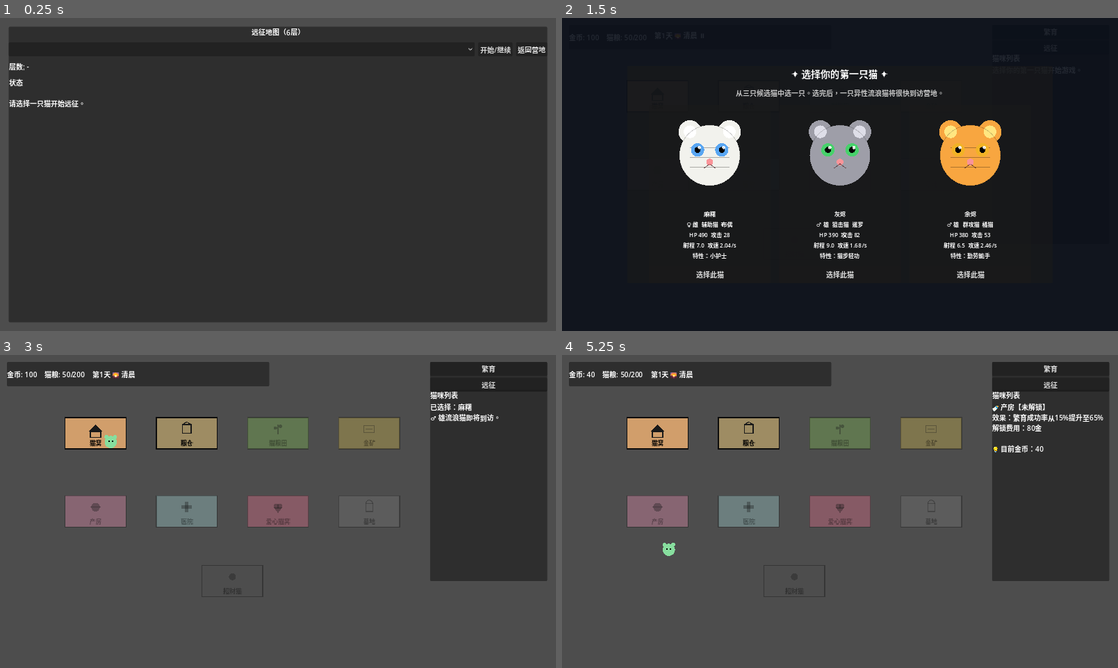
Above: before the commit, frames 1-4 (two rows, left to right).
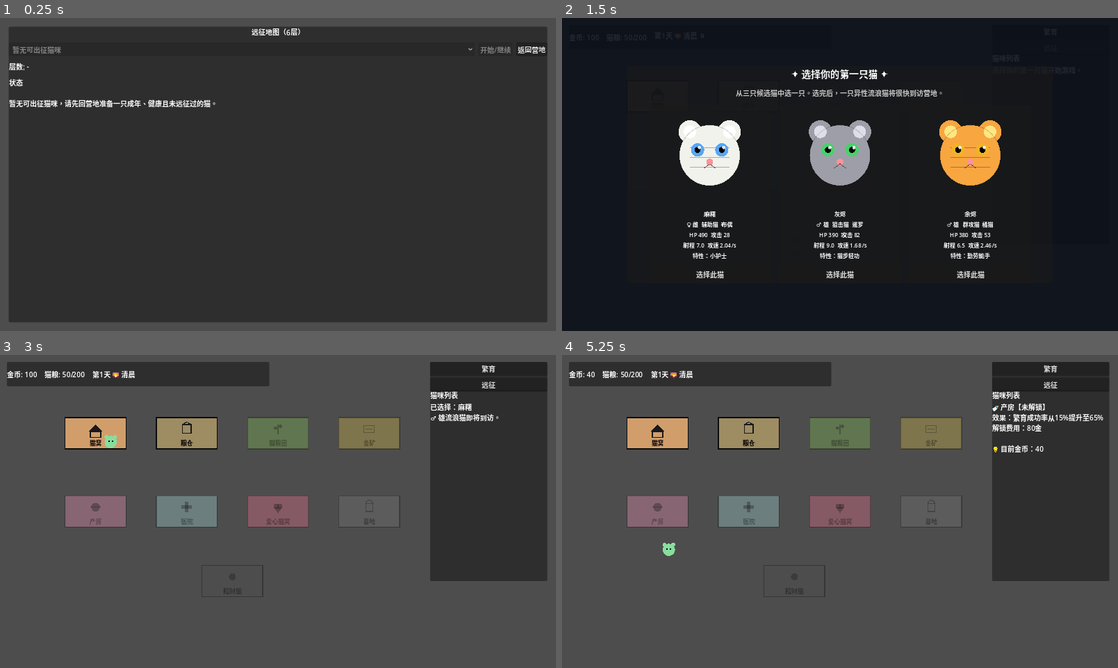
Above: after the commit, the same moments.

Repository: chriszcc1021/superMaomao
Game: Godot game, scene res://scenes/expedition/ExpeditionMapUI.tscn
Same seed, same stepped clock (60 frames per second), same inputs: the game is played once before the commit and once after it. This scene is started directly instead of the project's main scene.
Inputs (mouse positions are in pixels of both pictures, inside the frame that each line leads up to):
- Up to frame 1 (0.25 s): no input
- Up to frame 2 (1.5 s): click "返回营地" at 0.5 s; click (1051, 46) at 1.25 s, where only the run before the commit has a clickable "远征"
- Up to frame 3 (3 s): click "繁育" at 2 s; click "选择此猫" at 2.75 s
- Up to frame 4 (5.25 s): tap Enter at 3.5 s; drag from (656, 433) to (751, 511) at 3.52 s; click "🏠 扩建猫窝 -60金（5→6格）" at 4.25 s; tap Space at 5 s; drag from (656, 511) to (840, 433) at 5.02 s

The runs differ from the first frame. In frame 1, 0.7% of the frame differs, in the area x 1-92%, y 8-29%; in frame 2, less than 0.1%; in frame 3, less than 0.1%; in frame 4, less than 0.1%.

Commit message:
Fix expedition entry and camp return flow

Diff:
--- a/scenes/camp/CampScene.gd
+++ b/scenes/camp/CampScene.gd
@@ -613,9 +613,26 @@
 	_breeding_ui.visible = not _breeding_ui.visible
 
 func _on_open_expedition_pressed() -> void:
+	if _game_state == null:
+		return
+	if bool(_game_state.expedition_active):
+		var active_scene_manager: Node = get_node_or_null("/root/SceneManager")
+		if active_scene_manager != null:
+			active_scene_manager.go_to_expedition_map()
+			return
+		get_tree().change_scene_to_file("res://scenes/expedition/ExpeditionMapUI.tscn")
+		return
+	if bool(_game_state.starter_selection_pending):
+		_set_sidebar_text("请先选择第一只猫，再开始远征。")
+		return
+	if _get_expedition_candidates().is_empty():
+		_set_sidebar_text("暂无可出征猫咪。出征需要成年、健康且未远征过的猫。")
+		return
 	var scene_manager: Node = get_node_or_null("/root/SceneManager")
 	if scene_manager != null:
 		scene_manager.go_to_expedition_map()
+		return
+	get_tree().change_scene_to_file("res://scenes/expedition/ExpeditionMapUI.tscn")
 
 func _refresh_all() -> void:
 	_refresh_hud()
@@ -623,6 +640,7 @@
 	_refresh_cat_nodes()
 	_refresh_stray_ui()
 	_refresh_starter_overlay()
+	_refresh_expedition_button()
 
 func _refresh_hud() -> void:
 	_coins_label.text = "金币: %d" % _game_state.coins
@@ -718,6 +736,36 @@
 			return "招财猫"
 	return building_id
 
+func _refresh_expedition_button() -> void:
+	if _open_expedition_button == null:
+		return
+	if _game_state == null:
+		_open_expedition_button.disabled = true
+		return
+	_open_expedition_button.disabled = (not bool(_game_state.expedition_active)) and (bool(_game_state.starter_selection_pending) or _get_expedition_candidates().is_empty())
+
+func _get_expedition_candidates() -> Array[CatData]:
+	var candidates: Array[CatData] = []
+	if _game_state == null:
+		return candidates
+	for cat: CatData in _game_state.get_living_cats():
+		if cat == null:
+			continue
+		if cat.has_expeditioned:
+			continue
+		if cat.age_days < GameConstants.KITTEN_DAYS:
+			continue
+		if cat.status == GameConstants.LIFECYCLE_STATUS_EXPEDITION:
+			continue
+		if cat.status == GameConstants.LIFECYCLE_STATUS_RETIRED:
+			continue
+		if cat.status == GameConstants.LIFECYCLE_STATUS_ELDER:
+			continue
+		if cat.health != GameConstants.HEALTH_STATE_HEALTHY:
+			continue
+		candidates.append(cat)
+	return candidates
+
 func _build_starter_overlay() -> void:
 	if _starter_overlay != null:
 		return
--- a/scenes/expedition/ExpeditionMapUI.gd
+++ b/scenes/expedition/ExpeditionMapUI.gd
@@ -1,5 +1,9 @@
 extends Control
+
 const ExpeditionSystem := preload("res://scenes/expedition/ExpeditionSystem.gd")
+const GameConsts := preload("res://data/constants.gd")
+const CAMP_SCENE_PATH := "res://scenes/camp/CampScene.tscn"
+
 @onready var _cat_option: OptionButton = $Panel/VBox/SetupRow/CatOption
 @onready var _start_button: Button = $Panel/VBox/SetupRow/StartButton
 @onready var _back_button: Button = $Panel/VBox/SetupRow/BackToCampButton
@@ -9,36 +13,59 @@
 @onready var _log_text: RichTextLabel = $Panel/VBox/LogText
 
 var _current_nodes: Array[Dictionary] = []
+var _eligible_cats: Array[CatData] = []
 var _system := ExpeditionSystem.new()
 
 func _ready() -> void:
 	randomize()
-	_start_button.pressed.connect(_on_start_pressed)
-	_back_button.pressed.connect(_on_back_pressed)
+	if not _start_button.pressed.is_connected(_on_start_pressed):
+		_start_button.pressed.connect(_on_start_pressed)
+	if not _back_button.pressed.is_connected(_on_back_pressed):
+		_back_button.pressed.connect(_on_back_pressed)
 	_refresh_cat_options()
 	_process_returned_battle()
 	_process_returned_shop()
 	_refresh_view()
 
 func _refresh_cat_options() -> void:
+	_eligible_cats.clear()
 	_cat_option.clear()
 	var game_state := _get_game_state()
 	if game_state == null:
-		return
-	var idx := 0
-	for cat: CatData in game_state.get_living_cats():
-		# 过滤：不可出征的状态
-		if cat.status == GameConstants.LIFECYCLE_STATUS_EXPEDITION:
-			continue
-		if cat.status == GameConstants.LIFECYCLE_STATUS_RETIRED:
-			continue
-		var label := "%s，%s/%s" % [cat.cat_name, GameConstants.profession_zh(cat.profession), GameConstants.breed_zh(cat.breed)]
+		_cat_option.add_item("未找到游戏状态")
+		_cat_option.disabled = true
+		_start_button.disabled = true
+		return
+	if game_state.expedition_active:
+		var expedition_cat := _find_expedition_cat(game_state)
+		var label := "远征中"
+		if expedition_cat != null:
+			label = "远征中：%s" % expedition_cat.cat_name
+		_cat_option.add_item(label)
+		_cat_option.disabled = true
+		_start_button.disabled = false
+		return
+	_eligible_cats = _get_expedition_candidates(game_state)
+	if _eligible_cats.is_empty():
+		_cat_option.add_item("暂无可出征猫咪")
+		_cat_option.disabled = true
+		_start_button.disabled = true
+		return
+	for idx in _eligible_cats.size():
+		var cat: CatData = _eligible_cats[idx]
+		var label := "%s，%s/%s" % [
+			cat.cat_name,
+			GameConsts.profession_zh(cat.profession),
+			GameConsts.breed_zh(cat.breed)
+		]
 		_cat_option.add_item(label, idx)
-		idx += 1
+	_cat_option.disabled = false
+	_start_button.disabled = false
 
 func _on_start_pressed() -> void:
 	var game_state := _get_game_state()
 	if game_state == null:
+		_status_label.text = "游戏状态缺失，请返回营地。"
 		return
 	if game_state.expedition_active:
 		_status_label.text = "远征已在进行中。"
@@ -57,19 +84,18 @@
 	var event_bus := _get_event_bus()
 	if event_bus != null:
 		event_bus.expedition_started.emit(cat)
+	_refresh_cat_options()
 	_generate_nodes_for_current_layer()
 	_refresh_view()
 
 func _on_back_pressed() -> void:
+	_go_to_camp()
+
+func _process_returned_shop() -> void:
 	var scene_manager := _get_scene_manager()
-	if scene_manager != null:
-		scene_manager.go_to_camp()
-
-func _process_returned_shop() -> void:
-	var sm := _get_scene_manager()
-	if sm == null or not bool(sm.get("returned_from_shop")):
-		return
-	sm.set("returned_from_shop", false)
+	if scene_manager == null or not bool(scene_manager.get("returned_from_shop")):
+		return
+	scene_manager.set("returned_from_shop", false)
 	_status_label.text = "商店购物完成，继续前进！"
 	_generate_nodes_for_current_layer()
 
@@ -91,13 +117,19 @@
 func _refresh_view() -> void:
 	var game_state := _get_game_state()
 	if game_state == null:
+		_layer_label.text = "层数: -"
+		_log_text.text = "游戏状态缺失，请返回营地。"
+		_clear_nodes()
 		return
 	if not game_state.expedition_active:
 		_layer_label.text = "层数: -"
-		_log_text.text = "请选择一只猫开始远征。"
+		if _eligible_cats.is_empty():
+			_log_text.text = "暂无可出征猫咪，请先回营地准备一只成年、健康且未远征过的猫。"
+		else:
+			_log_text.text = "请选择一只猫开始远征。"
 		_clear_nodes()
 		return
-	_layer_label.text = "层数: %d / %d" % [game_state.expedition_layer, GameConstants.EXPEDITION_TOTAL_LAYERS]
+	_layer_label.text = "层数: %d / %d" % [game_state.expedition_layer, GameConsts.EXPEDITION_TOTAL_LAYERS]
 	_log_text.text = "胜场: %d\n远征Buff: %s\n获得主动基因: %d" % [
 		game_state.expedition_battle_wins,
 		_expedition_buffs_text(game_state.expedition_buffs),
@@ -109,7 +141,6 @@
 
 func _refresh_nodes() -> void:
 	_clear_nodes()
-	# 固定二选一：最多显示2个节点按钮
 	var display_count := mini(_current_nodes.size(), 2)
 	for idx in display_count:
 		var node_data: Dictionary = _current_nodes[idx]
@@ -143,7 +174,7 @@
 			if scene_manager != null:
 				scene_manager.go_to_shop()
 			else:
-				_status_label.text = "商店暂不可用"
+				_status_label.text = "商店暂不可用。"
 				_advance_non_battle_layer()
 
 func _advance_non_battle_layer() -> void:
@@ -159,26 +190,50 @@
 func _finish_expedition(success: bool) -> void:
 	var reward := _system.finish_expedition(_get_game_state(), _get_event_bus(), success)
 	_status_label.text = "远征结束，获得金币：%d。" % reward
+	_go_to_camp()
+
+func _selected_cat() -> CatData:
+	if _eligible_cats.is_empty():
+		return null
+	var index := clampi(_cat_option.selected, 0, _eligible_cats.size() - 1)
+	return _eligible_cats[index]
+
+func _get_expedition_candidates(game_state: Node) -> Array[CatData]:
+	var candidates: Array[CatData] = []
+	if game_state == null:
+		return candidates
+	for cat: CatData in game_state.get_living_cats():
+		if cat == null:
+			continue
+		if cat.has_expeditioned:
+			continue
+		if cat.age_days < GameConsts.KITTEN_DAYS:
+			continue
+		if cat.status == GameConsts.LIFECYCLE_STATUS_EXPEDITION:
+			continue
+		if cat.status == GameConsts.LIFECYCLE_STATUS_RETIRED:
+			continue
+		if cat.status == GameConsts.LIFECYCLE_STATUS_ELDER:
+			continue
+		if cat.health != GameConsts.HEALTH_STATE_HEALTHY:
+			continue
+		candidates.append(cat)
+	return candidates
+
+func _find_expedition_cat(game_state: Node) -> CatData:
+	if game_state == null:
+		return null
+	for cat: CatData in game_state.cats:
+		if cat != null and cat.id == game_state.expedition_cat_id:
+			return cat
+	return null
+
+func _go_to_camp() -> void:
 	var scene_manager := _get_scene_manager()
-	if scene_manager != null:
+	if scene_manager != null and scene_manager.has_method("go_to_camp"):
 		scene_manager.go_to_camp()
-
-func _selected_cat() -> CatData:
-	var game_state := _get_game_state()
-	if game_state == null:
-		return null
-	# 与 _refresh_cat_options 保持一致的过滤条件
-	var eligible: Array[CatData] = []
-	for cat: CatData in game_state.get_living_cats():
-		if cat.status == GameConstants.LIFECYCLE_STATUS_EXPEDITION:
-			continue
-		if cat.status == GameConstants.LIFECYCLE_STATUS_RETIRED:
-			continue
-		eligible.append(cat)
-	if eligible.is_empty():
-		return null
-	var index := clampi(_cat_option.selected, 0, eligible.size() - 1)
-	return eligible[index]
+		return
+	get_tree().change_scene_to_file(CAMP_SCENE_PATH)
 
 func _node_label(node_type: String) -> String:
 	match node_type:
@@ -195,7 +250,6 @@
 		_:
 			return "节点"
 
-
 func _expedition_buffs_text(buffs: Array) -> String:
 	if buffs.is_empty():
 		return "无"
